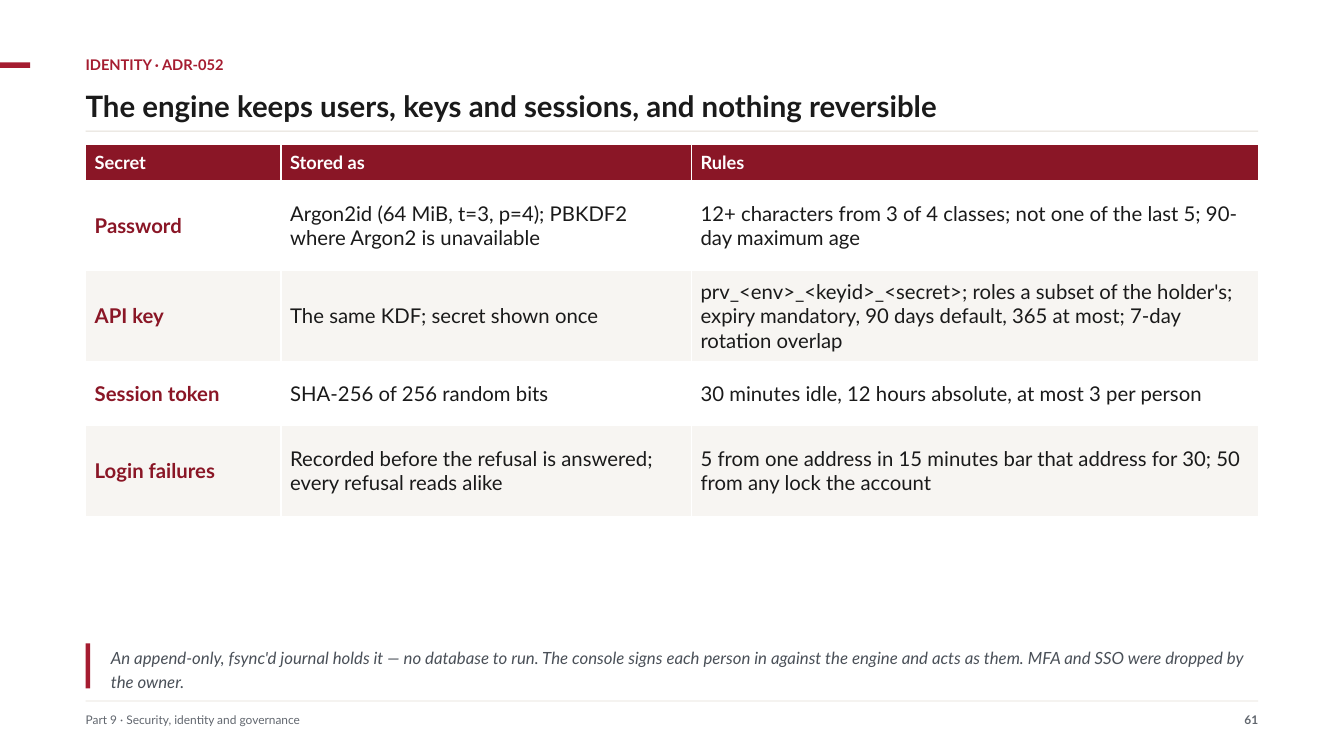
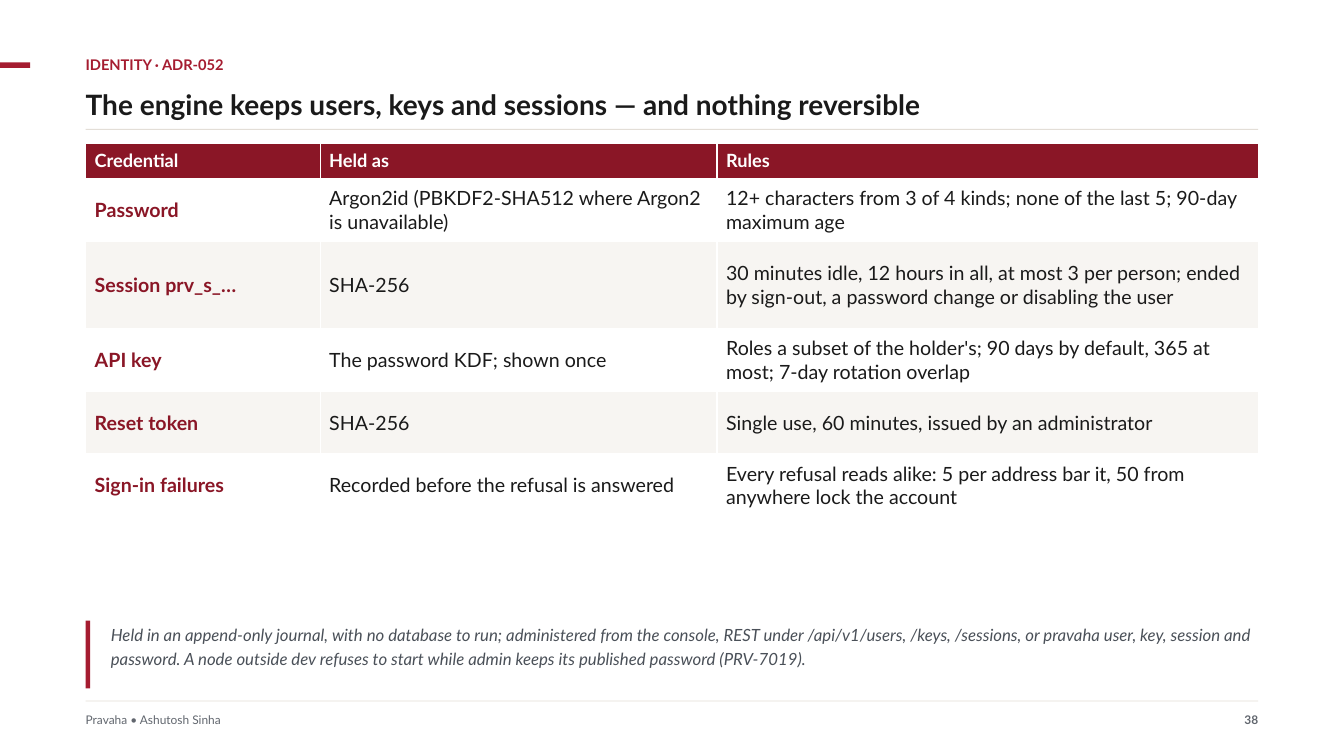
Before and after one commit to ajsinha/pravaha, a slide deck: slide 38 of docs/publications/Pravaha-Continuous-SQL-Engine-Design-and-Evidence.pptx (slide 61 before the commit). Drawn at 1344x756 pixels with LibreOffice and Linux fonts; fonts in the diff are those of the drawing. Boxes give left, top, right and bottom in pixels: in the first picture for what was removed or moved away, otherwise in the second. Text is boxed around its words. In the diff, an @@ line names an element or a change of style, - is before the commit and + after.

```diff
--- a/docs/publications/Pravaha-Continuous-SQL-Engine-Design-and-Evidence.pptx
+++ b/docs/publications/Pravaha-Continuous-SQL-Engine-Design-and-Evidence.pptx
@@ text at bbox=[86, 94, 920, 120]: text changed; size 21 to 20 pt @@
-The engine keeps users, keys and sessions, and nothing reversible
+The engine keeps users, keys and sessions — and nothing reversible
@@ table at bbox=[86, 143, 1259, 517] @@
-row 1: Secret | Stored as | Rules
-row 2: Password | Argon2id (64 MiB, t=3, p=4); PBKDF2 where Argon2 is unavailable | 12+ characters from 3 of 4 classes; not one of the last 5; 90-day maximum age
-row 3: API key | The same KDF; secret shown once | prv_<env>_<keyid>_<secret>; roles a subset of the holder's; expiry mandatory, 90 days default, 365 at most; 7-day rotation overlap
-row 4: Session token | SHA-256 of 256 random bits | 30 minutes idle, 12 hours absolute, at most 3 per person
-row 5: Login failures | Recorded before the refusal is answered; every refusal reads alike | 5 from one address in 15 minutes bar that address for 30; 50 from any lock the account
+row 1: Credential | Held as | Rules
+row 2: Password | Argon2id (PBKDF2-SHA512 where Argon2 is unavailable) | 12+ characters from 3 of 4 kinds; none of the last 5; 90-day maximum age
+row 3: Session prv_s_… | SHA-256 | 30 minutes idle, 12 hours in all, at most 3 per person; ended by sign-out, a password change or disabling the user
+row 4: API key | The password KDF; shown once | Roles a subset of the holder's; 90 days by default, 365 at most; 7-day rotation overlap
+row 5: Reset token | SHA-256 | Single use, 60 minutes, issued by an administrator
+row 6: Sign-in failures | Recorded before the refusal is answered | Every refusal reads alike: 5 per address bar it, 50 from anywhere lock the account
@@ rectangle: place and size @@
-rectangle at bbox=[86, 643, 90, 689]
+rectangle at bbox=[86, 621, 90, 689]
@@ text at bbox=[111, 628, 1250, 668]: text changed @@
-An append-only, fsync'd journal holds it — no database to run. The console signs each person in against the engine and acts as them. MFA and SSO were dropped by the owner.
+Held in an append-only journal, with no database to run; administered from the console, REST under /api/v1/users, /keys, /sessions, or pravaha user, key, session and password. A node outside dev refuses to start while admin keeps its published password (PRV-7019).
@@ text at bbox=[86, 715, 220, 724]: text changed @@
-Part 9 · Security, identity and governance
+Pravaha • Ashutosh Sinha
@@ text at bbox=[1244, 715, 1258, 724]: text changed @@
-61
+38
```
Also in this commit, not shown: 17 other slides changed, 38 slides added, 81 slides removed, 11 other files.
